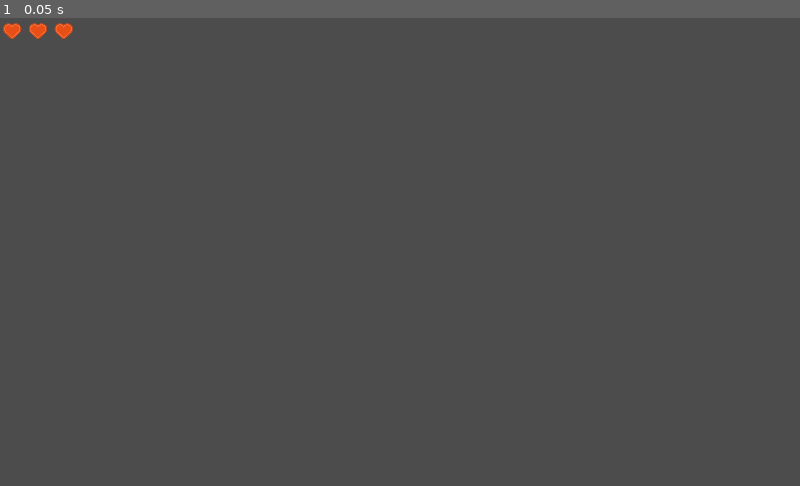
Above: before the commit, frame 1.
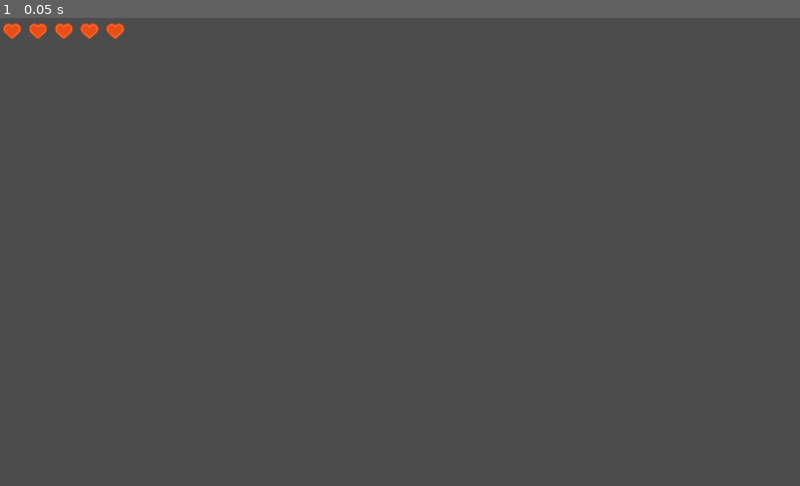
Above: after the commit, the same moment.

Repository: hellensoloviy/murio
Game: Godot game, scene res://scenes/UI/health_system_bar.tscn
Two runs of this game, one before a commit and one after it. Both use one fixed random seed, a clock stepped at 60 frames per second and the inputs below. This scene is started directly instead of the project's main scene.
Inputs:
- Up to frame 1 (0.05 s): no input

The runs differ from the first frame. In frame 1, 0.1% of the frame differs, in the area x 10-16%, y 1-5%.

Commit message:
MRO-23 update UI for health bar
now it shows empty hearts; 
add death signal definition;
put default health value at max;

Diff:
--- a/scenes/UI/health_system_bar.gd
+++ b/scenes/UI/health_system_bar.gd
@@ -2,7 +2,6 @@
 
 var heart_full = preload("res://sprites/GUI/hudHeart_full.png")
 var heart_empty = preload("res://sprites/GUI/hudHeart_empty.png")
-
 
 export var current_value = 5
 export var max_value = 5
@@ -13,10 +12,17 @@
 	pass
 
 func update_heart_value(value):
+	if value == 0:
+		death_event()
+
 	for i in $bar.get_child_count():
 		if i < value:
-			$bar.get_child(i).show()
+			$bar.get_child(i).texture = heart_full
 		else:
-			$bar.get_child(i).hide()
+			$bar.get_child(i).texture = heart_empty
 
 	pass
+
+func death_event():
+	#death event will be here
+	pass
--- a/scenes/UI/health_system_bar.tscn
+++ b/scenes/UI/health_system_bar.tscn
@@ -10,7 +10,6 @@
 __meta__ = {
 "_edit_use_anchors_": false
 }
-current_value = 3
 
 [node name="bar" type="HBoxContainer" parent="."]
 margin_right = 656.0
